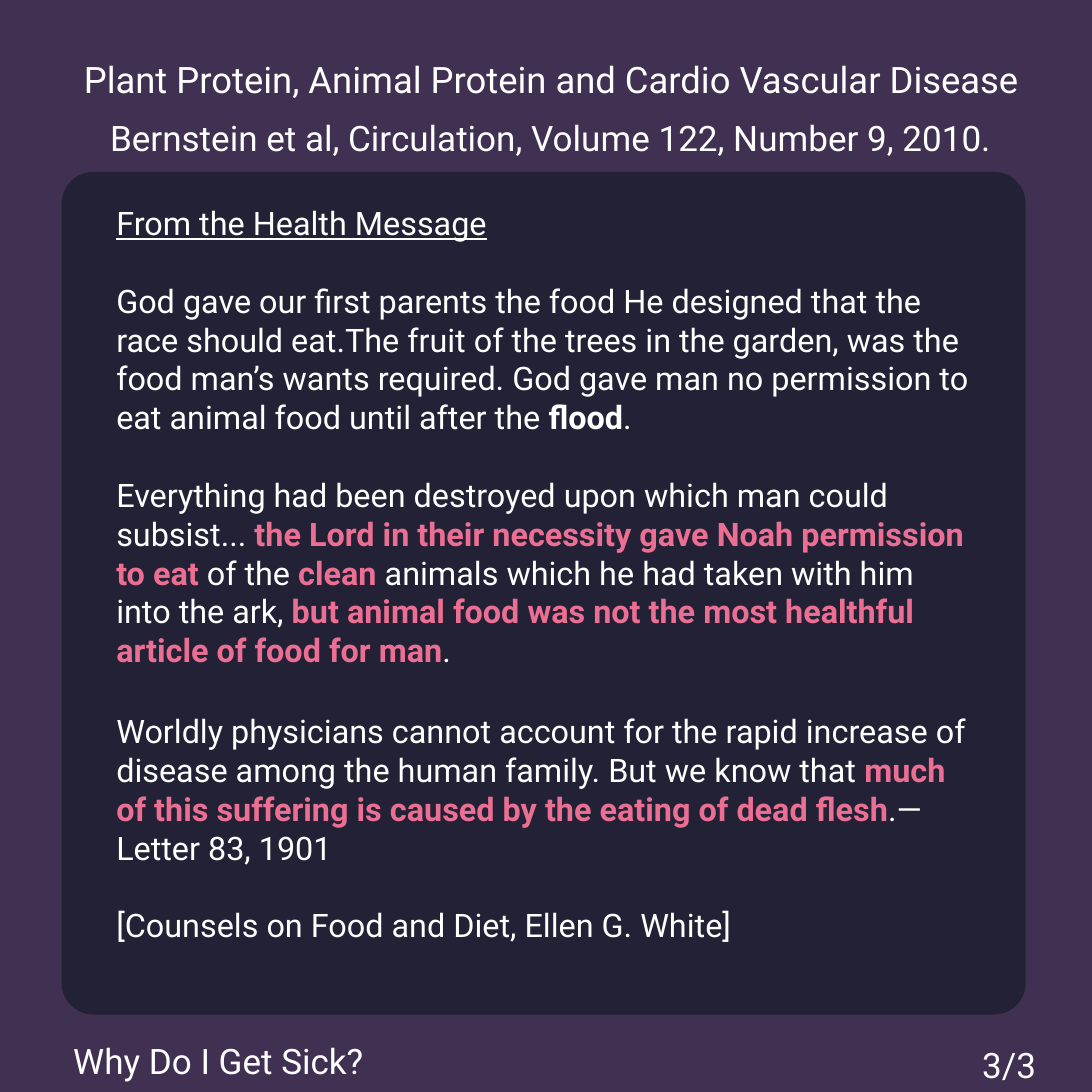
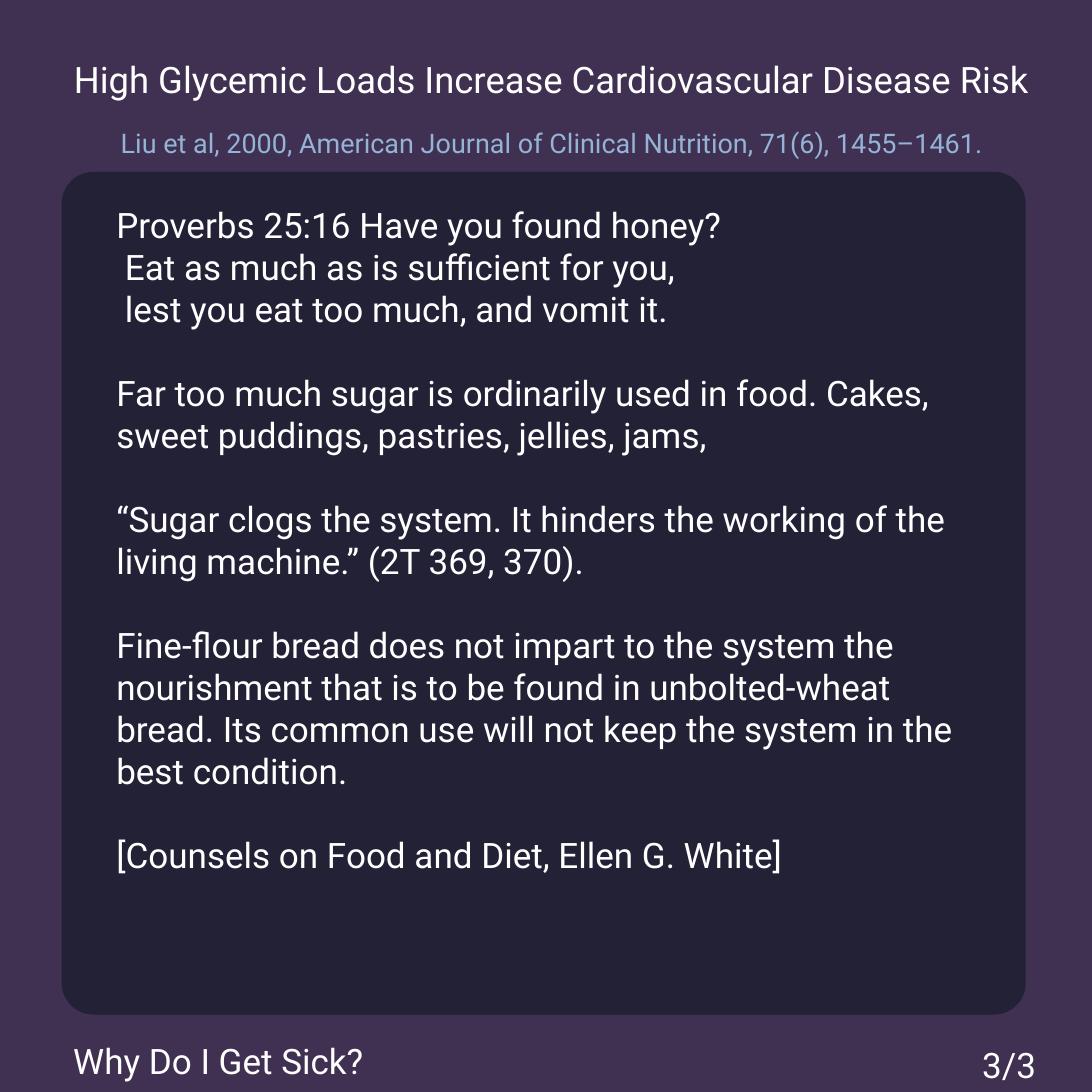
Before and after one commit to msimbao/counselsonlifestyle, a slide deck: slide 3 of posts/HighCarbIntake/slides.pptx. Drawn at 1092x1092 pixels with LibreOffice and Linux fonts; fonts in the diff are those of the drawing. Boxes give left, top, right and bottom in pixels: in the first picture for what was removed or moved away, otherwise in the second. Text is boxed around its words. In the diff, an @@ line names an element or a change of style, - is before the commit and + after.

```diff
--- a/posts/HighCarbIntake/slides.pptx
+++ b/posts/HighCarbIntake/slides.pptx
@@ text at (x1=74, y1=65, x2=1029, y2=101): text changed @@
-Plant Protein, Animal Protein and Cardio Vascular Disease
+High Glycemic Loads Increase Cardiovascular Disease Risk
@@ text at (x1=121, y1=132, x2=982, y2=159): text changed; size 26 to 20 pt; text colour #FFFFFF to #95B3D7 @@
-Bernstein et al, Circulation, Volume 122, Number 9, 2010.
+Liu et al, 2000, American Journal of Clinical Nutrition, 71(6), 1455–1461.
@@ text at (x1=116, y1=211, x2=952, y2=785): text changed; size 24 to 26 pt @@
-From the Health Message
-God gave our first parents the food He designed that the race should eat.The fruit of the trees in the garden, was the food man’s wants required. God gave man no permission to eat animal food until after the flood.
-Everything had been destroyed upon which man could subsist... the Lord in their necessity gave Noah permission to eat of the clean animals which he had taken with him into the ark, but animal food was not the most healthful article of food for man.
-Worldly physicians cannot account for the rapid increase of disease among the human family. But we know that much of this suffering is caused by the eating of dead flesh.—Letter 83, 1901
+Proverbs 25:16 Have you found honey?
+Eat as much as is sufficient for you,
+lest you eat too much, and vomit it.
+Far too much sugar is ordinarily used in food. Cakes, sweet puddings, pastries, jellies, jams,
+“Sugar clogs the system. It hinders the working of the living machine.” (2T 369, 370).
+Fine-flour bread does not impart to the system the nourishment that is to be found in unbolted-wheat bread. Its common use will not keep the system in the best condition.
@@ text at (x1=116, y1=839, x2=782, y2=874): size 24 to 26 pt in "[Counsels on Food and Diet, Ellen G. ..." @@
```
Also in this commit, not shown: 1 other slide changed, 1 slide added, 1 slide removed, 12 other files.
